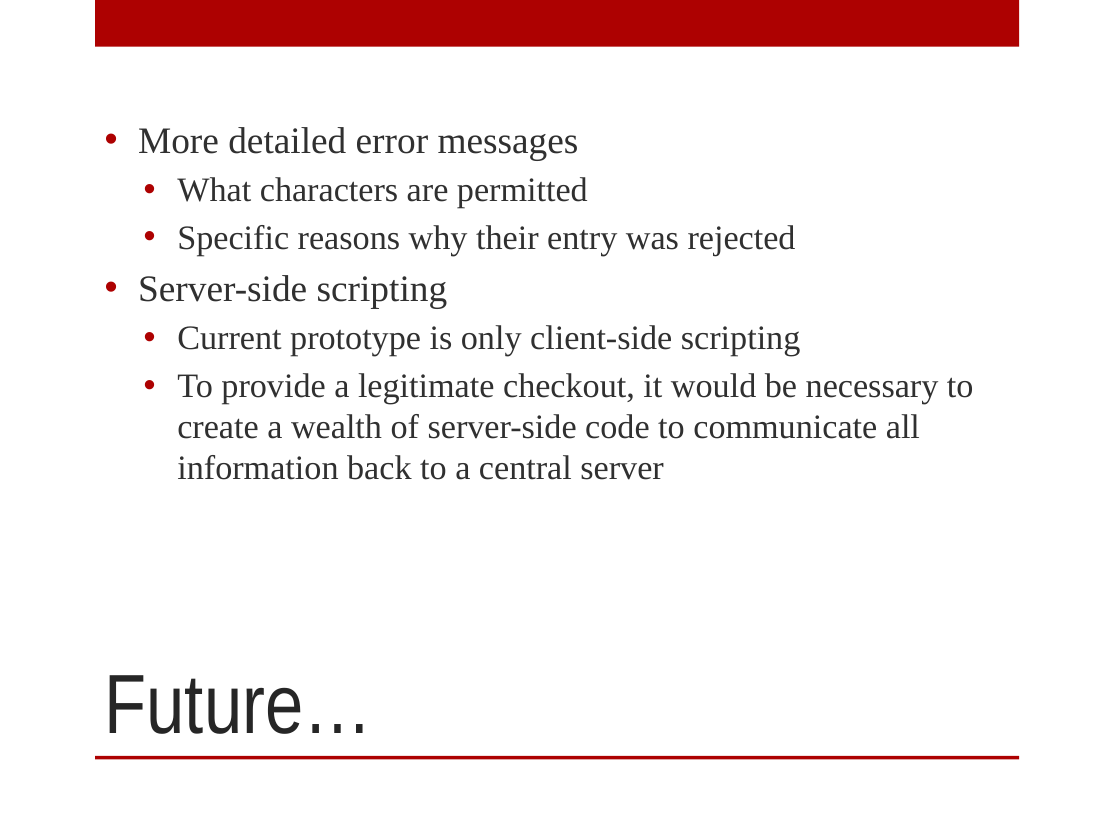
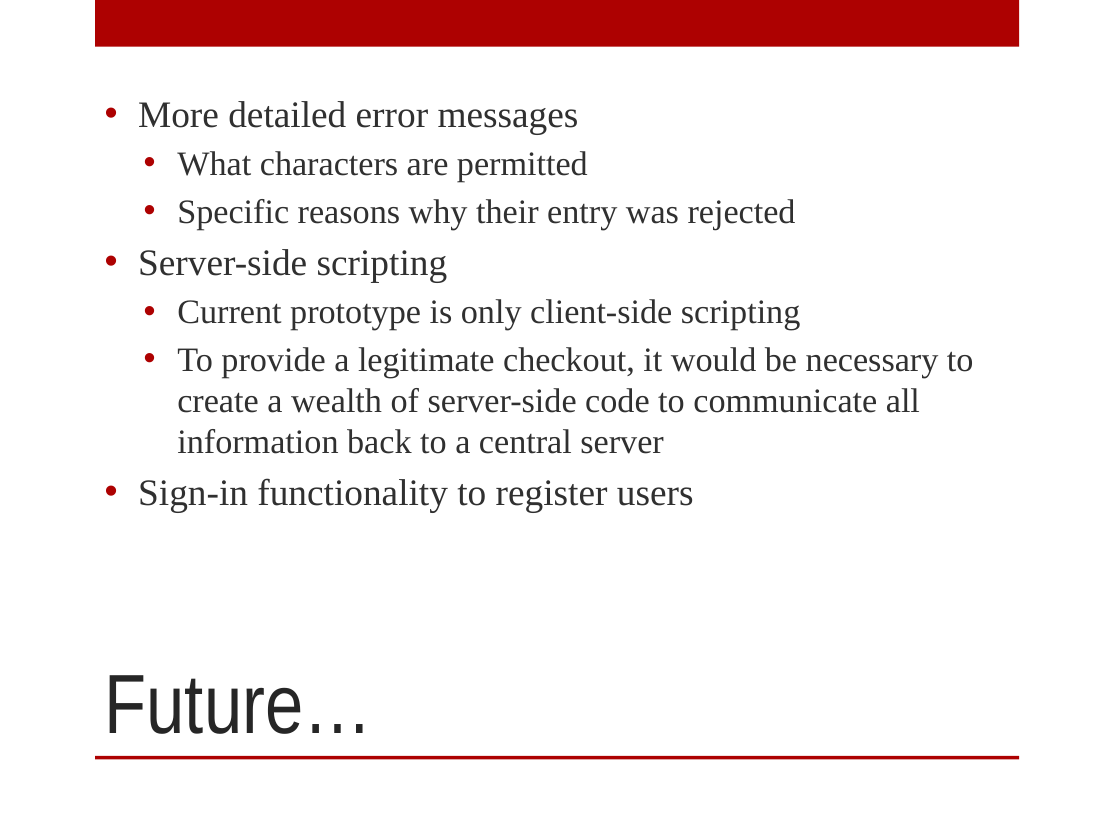
Before and after one commit to cs545/project-presentation, a slide deck: slide 11 of cs-545-presentation.pptx. Drawn at 1120x840 pixels with LibreOffice and Linux fonts; fonts in the diff are those of the drawing; background and template pictures are left out. Boxes give left, top, right and bottom in pixels: in the first picture for what was removed or moved away, otherwise in the second. Text is boxed around its words. In the diff, an @@ line names an element or a change of style, - is before the commit and + after.

```diff
--- a/cs-545-presentation.pptx
+++ b/cs-545-presentation.pptx
@@ text at <box>138,478,694,512</box>: paragraph added @@
+• Sign-in functionality to register users
```
Also in this commit, not shown: 2 other slides changed, 1 slide added, 1 slide removed.
